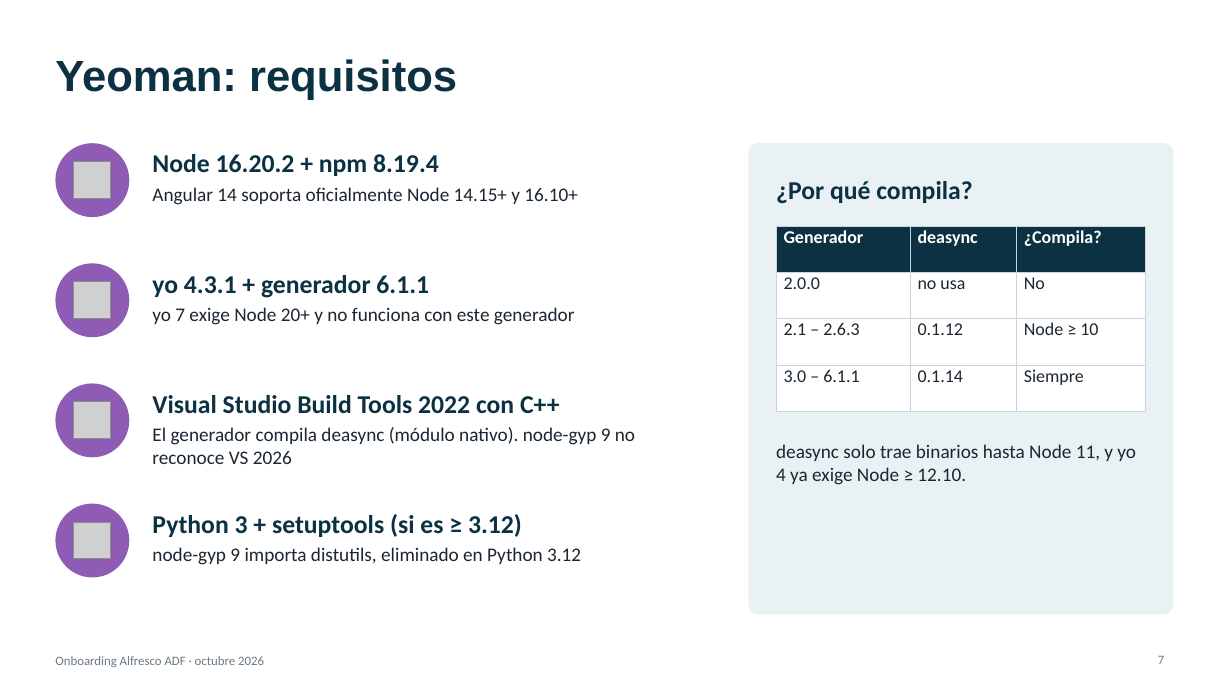
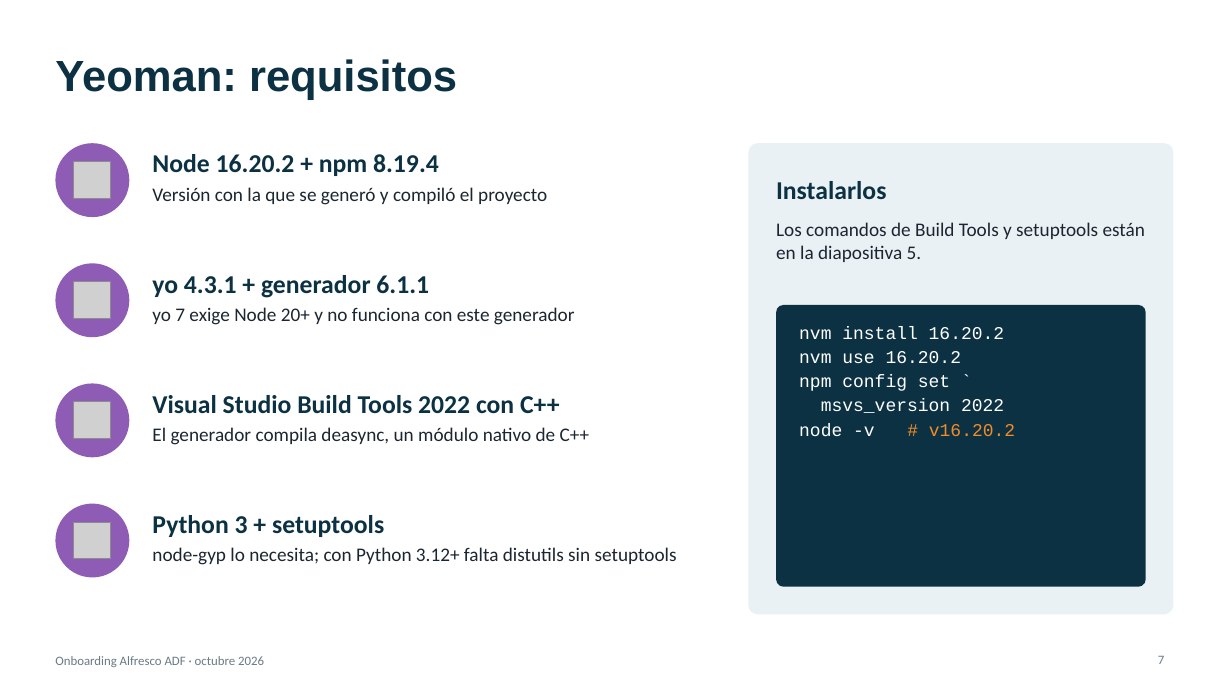
Before and after one commit to renzoqamao/alfresco-adf-onboarding, a slide deck: slide 7 of docs/onboarding-adf.pptx. Drawn at 1232x693 pixels with LibreOffice and Linux fonts; fonts in the diff are those of the drawing; grey boxes stand for pictures. Boxes give left, top, right and bottom in pixels: in the first picture for what was removed or moved away, otherwise in the second. Text is boxed around its words. In the diff, an @@ line names an element or a change of style, - is before the commit and + after.

```diff
--- a/docs/onboarding-adf.pptx
+++ b/docs/onboarding-adf.pptx
@@ text at (152,187,547,205): text changed @@
-Angular 14 soporta oficialmente Node 14.15+ y 16.10+
+Versión con la que se generó y compiló el proyecto
@@ text at (776,181,886,199): text changed @@
-¿Por qué compila?
+Instalarlos
@@ table removed at (776,226,1146,389), 4 rows, 3 columns @@
-Generador | deasync | ¿Compila?
-2.0.0 | no usa | No
-2.1 – 2.6.3 | 0.1.12 | Node ≥ 10
-3.0 – 6.1.1 | 0.1.14 | Siempre
@@ text added at (776,222,1145,262), 15 pt, text #1B2631 @@
+Los comandos de Build Tools y setuptools están en la diapositiva 5.
@@ rounded rectangle added at (776,305,1146,587), fill #0B3142 @@
@@ text added at (799,327,1015,437), 14 pt, text #FFFFFF @@
+nvm install 16.20.2
+nvm use 16.20.2
+npm config set `
+msvs_version 2022
+node -v # v16.20.2
@@ text at (152,427,590,445): text changed @@
-El generador compila deasync (módulo nativo). node-gyp 9 no reconoce VS 2026
+El generador compila deasync, un módulo nativo de C++
@@ text removed at (776,444,1136,485) @@
-deasync solo trae binarios hasta Node 11, y yo 4 ya exige Node ≥ 12.10.
@@ text at (152,515,384,537): text changed @@
-Python 3 + setuptools (si es ≥ 3.12)
+Python 3 + setuptools
@@ text at (152,547,677,565): text changed @@
-node-gyp 9 importa distutils, eliminado en Python 3.12
+node-gyp lo necesita; con Python 3.12+ falta distutils sin setuptools
```
Also in this commit, not shown: 11 other slides changed, 3 slides added, 2 slides removed, 4 other files.
